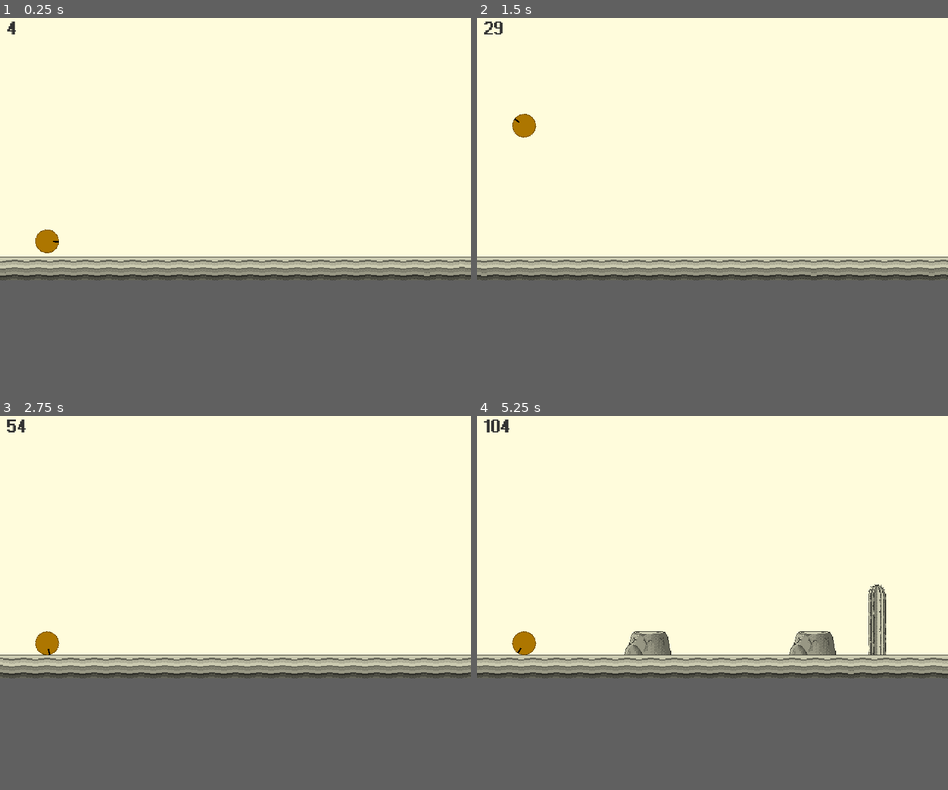
Above: before the commit, frames 1-4 (two rows, left to right).
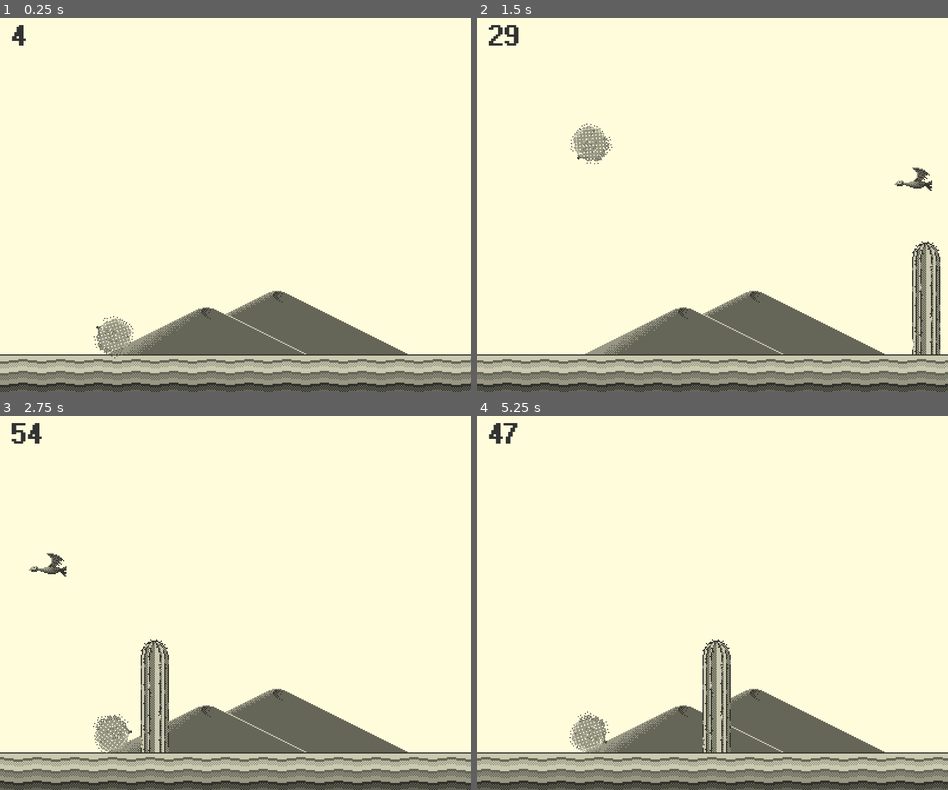
Above: after the commit, the same moments.

Repository: luminoray/Tomb-Owl-Weed
Game: Godot game, scene res://src/Levels/LevelTest.tscn
The game is run twice, just before and just after one commit, with the same random seed, the same clock (stepped at 60 frames per second) and the same inputs. Before the commit the project has no main scene; this scene is started directly in both runs.
Inputs (mouse positions are in pixels of both pictures, inside the frame that each line leads up to):
- Up to frame 1 (0.25 s): no input
- Up to frame 2 (1.5 s): move the mouse to (816, 133) at 0.52 s; hold Right mouse button (glide) 0.53-1.28 s; click (816, 133) at 0.77 s; click (816, 133) at 0.8 s; click (816, 133) at 1.07 s; move the mouse to (618, 160) at 1.27 s; click (618, 160) at 1.35 s
- Up to frame 3 (2.75 s): click (141, 558) at 1.52 s; right-click (141, 558) at 1.55 s; click (141, 558) at 1.82 s; move the mouse to (282, 487) at 2.02 s; hold Right mouse button (glide) from 2.03 s (still down); click (282, 487) at 2.3 s
- Up to frame 4 (5.25 s): move the mouse to (688, 599) at 2.77 s; release Right mouse button (glide) at 2.78 s; right-click (688, 599) at 2.85 s; click (688, 599) at 3.02 s; click (688, 599) at 3.32 s; move the mouse to (853, 584) at 3.52 s; click (853, 584) at 3.6 s; click (853, 584) at 3.77 s; click (853, 584) at 4.07 s; move the mouse to (571, 505) at 4.27 s; right-click (571, 505) at 4.35 s; click (571, 505) at 4.52 s; click (571, 505) at 4.82 s; move the mouse to (736, 546) at 5.02 s; hold Right mouse button (glide) from 5.03 s (still down)
In our replay, the window is 800x450 before the commit and 800x640 after it. These sizes can differ from the game's own. Grey fills any space a smaller window leaves; there, only what the larger window draws over its background counts as a difference.

The runs differ from the first frame. In frame 1, 23% of the frame differs, in the area x 0-100%, y 0-100%; in frame 2, 25%; in frame 3, 24%; in frame 4, 25%.

Commit message:
Added bird. Graphics chances. Fixed hitboxes.

Diff:
--- a/project.godot
+++ b/project.godot
@@ -8,22 +8,28 @@
 
 config_version=4
 
-_global_script_classes=[  ]
+_global_script_classes=[ {
+"base": "Node2D",
+"class": "Hitbox",
+"language": "GDScript",
+"path": "res://src/Actors/Hitbox.gd"
+} ]
 _global_script_class_icons={
-
+"Hitbox": ""
 }
 
 [application]
 
 config/name="Tomb Owl Weed"
+run/main_scene="res://src/Levels/LevelTest.tscn"
 config/icon="res://icon.png"
 
 [display]
 
-window/size/width=640
-window/size/height=360
+window/size/width=400
+window/size/height=320
 window/size/test_width=1280
-window/size/test_height=720
+window/size/test_height=1024
 window/stretch/mode="2d"
 window/stretch/aspect="keep"
 
--- /dev/null
+++ b/src/Actors/Bird.gd
@@ -0,0 +1,14 @@
+extends KinematicBody2D
+
+export var cooldown: = 0.4
+
+var velocity: = Vector2(-64, rand_range(-15, 10))
+
+
+func _ready() -> void:
+	get_node("AnimationPlayer").play("Flap")
+	position.y -= rand_range(120, 220)
+
+
+func _physics_process(delta: float) -> void:
+	move_and_slide(velocity)
--- /dev/null
+++ b/src/Actors/Bird.tscn
@@ -0,0 +1,70 @@
+[gd_scene load_steps=6 format=2]
+
+[ext_resource path="res://src/Actors/Bird.gd" type="Script" id=2]
+[ext_resource path="res://src/Actors/Hitbox.gd" type="Script" id=3]
+[ext_resource path="res://assets/bird.png" type="Texture" id=4]
+
+[sub_resource type="CapsuleShape2D" id=1]
+radius = 2.0
+height = 8.0
+
+[sub_resource type="Animation" id=2]
+resource_name = "Flap"
+length = 0.3
+loop = true
+step = 0.15
+tracks/0/type = "value"
+tracks/0/path = NodePath("sprite:texture")
+tracks/0/interp = 1
+tracks/0/loop_wrap = true
+tracks/0/imported = false
+tracks/0/enabled = true
+tracks/0/keys = {
+"times": PoolRealArray( 0 ),
+"transitions": PoolRealArray( 1 ),
+"update": 1,
+"values": [ ExtResource( 4 ) ]
+}
+tracks/1/type = "value"
+tracks/1/path = NodePath("sprite:position")
+tracks/1/interp = 1
+tracks/1/loop_wrap = true
+tracks/1/imported = false
+tracks/1/enabled = true
+tracks/1/keys = {
+"times": PoolRealArray( 0, 0.15 ),
+"transitions": PoolRealArray( 0, 0 ),
+"update": 1,
+"values": [ Vector2( 0, 0 ), Vector2( 0, 4 ) ]
+}
+tracks/2/type = "value"
+tracks/2/path = NodePath("sprite:frame")
+tracks/2/interp = 1
+tracks/2/loop_wrap = true
+tracks/2/imported = false
+tracks/2/enabled = true
+tracks/2/keys = {
+"times": PoolRealArray( 0, 0.15 ),
+"transitions": PoolRealArray( 1, 1 ),
+"update": 1,
+"values": [ 0, 1 ]
+}
+
+[node name="Bird" type="KinematicBody2D"]
+script = ExtResource( 2 )
+
+[node name="sprite" type="Sprite" parent="."]
+texture = ExtResource( 4 )
+hframes = 2
+
+[node name="Hitbox" type="Area2D" parent="."]
+script = ExtResource( 3 )
+
+[node name="CollisionShape2D" type="CollisionShape2D" parent="Hitbox"]
+position = Vector2( 3, 4 )
+rotation = 1.5708
+shape = SubResource( 1 )
+one_way_collision_margin = 0.0
+
+[node name="AnimationPlayer" type="AnimationPlayer" parent="."]
+anims/Flap = SubResource( 2 )
--- a/src/Actors/Cactus.tscn
+++ b/src/Actors/Cactus.tscn
@@ -1,11 +1,12 @@
-[gd_scene load_steps=4 format=2]
+[gd_scene load_steps=5 format=2]
 
 [ext_resource path="res://assets/cactus_c.png" type="Texture" id=1]
 [ext_resource path="res://src/Actors/Cactus.gd" type="Script" id=2]
+[ext_resource path="res://src/Actors/Hitbox.gd" type="Script" id=3]
 
 [sub_resource type="CapsuleShape2D" id=1]
-radius = 8.0
-height = 76.0
+radius = 7.0
+height = 78.0
 
 [node name="Cactus" type="StaticBody2D"]
 script = ExtResource( 2 )
@@ -16,8 +17,9 @@
 
 [node name="Hitbox" type="Area2D" parent="."]
 position = Vector2( 0, -48 )
+script = ExtResource( 3 )
 
 [node name="CollisionShape2D" type="CollisionShape2D" parent="Hitbox"]
-position = Vector2( 0, 2 )
+position = Vector2( 0, 5 )
 shape = SubResource( 1 )
 one_way_collision_margin = 0.0
--- /dev/null
+++ b/src/Actors/Hitbox.gd
@@ -0,0 +1,8 @@
+extends Node2D
+
+class_name Hitbox
+
+
+func overlap_tumbleweed(_body):
+	var currentScene = get_tree().get_current_scene().get_filename()
+	get_tree().change_scene(currentScene)
--- a/src/Actors/Rock.gd
+++ b/src/Actors/Rock.gd
@@ -1,3 +1,3 @@
 extends StaticBody2D
 
-export var cooldown: = 0.25
+export var cooldown: = 0.5
--- a/src/Actors/Rock.tscn
+++ b/src/Actors/Rock.tscn
@@ -1,7 +1,8 @@
-[gd_scene load_steps=5 format=2]
+[gd_scene load_steps=6 format=2]
 
 [ext_resource path="res://assets/rock.png" type="Texture" id=1]
 [ext_resource path="res://src/Actors/Rock.gd" type="Script" id=2]
+[ext_resource path="res://src/Actors/Hitbox.gd" type="Script" id=3]
 
 [sub_resource type="RectangleShape2D" id=1]
 extents = Vector2( 25, 11 )
@@ -18,6 +19,7 @@
 
 [node name="Hitbox" type="Area2D" parent="."]
 position = Vector2( 0, -16 )
+script = ExtResource( 3 )
 
 [node name="CollisionShape2D" type="CollisionShape2D" parent="Hitbox"]
 position = Vector2( 3, 5 )
--- /dev/null
+++ b/src/Actors/Snake.gd
@@ -0,0 +1,3 @@
+extends StaticBody2D
+
+export var cooldown: = 0.75
--- /dev/null
+++ b/src/Actors/Snake.tscn
@@ -0,0 +1,59 @@
+[gd_scene load_steps=6 format=2]
+
+[ext_resource path="res://assets/snake.png" type="Texture" id=1]
+[ext_resource path="res://src/Actors/Snake.gd" type="Script" id=2]
+[ext_resource path="res://src/Actors/SnakeHitbox.gd" type="Script" id=3]
+
+[sub_resource type="CapsuleShape2D" id=1]
+radius = 2.0
+height = 26.0
+
+[sub_resource type="Animation" id=2]
+resource_name = "Pop"
+length = 0.28
+step = 0.04
+tracks/0/type = "value"
+tracks/0/path = NodePath("AnimationPlayer:root_node")
+tracks/0/interp = 1
+tracks/0/loop_wrap = true
+tracks/0/imported = false
+tracks/0/enabled = true
+tracks/0/keys = {
+"times": PoolRealArray( 0 ),
+"transitions": PoolRealArray( 1 ),
+"update": 1,
+"values": [ NodePath("..") ]
+}
+tracks/1/type = "value"
+tracks/1/path = NodePath("sprite:frame")
+tracks/1/interp = 1
+tracks/1/loop_wrap = true
+tracks/1/imported = false
+tracks/1/enabled = true
+tracks/1/keys = {
+"times": PoolRealArray( 0, 0.04, 0.08, 0.12, 0.16, 0.2, 0.24 ),
+"transitions": PoolRealArray( 1, 1, 1, 1, 1, 1, 1 ),
+"update": 1,
+"values": [ 0, 2, 3, 4, 5, 4, 6 ]
+}
+
+[node name="Snake" type="StaticBody2D"]
+script = ExtResource( 2 )
+
+[node name="sprite" type="Sprite" parent="."]
+position = Vector2( 0, -10 )
+texture = ExtResource( 1 )
+hframes = 7
+
+[node name="Hitbox" type="Area2D" parent="."]
+position = Vector2( 0, -16 )
+script = ExtResource( 3 )
+
+[node name="CollisionShape2D" type="CollisionShape2D" parent="Hitbox"]
+position = Vector2( 0, 16 )
+rotation = 1.5708
+shape = SubResource( 1 )
+one_way_collision_margin = 0.0
+
+[node name="AnimationPlayer" type="AnimationPlayer" parent="."]
+anims/Pop = SubResource( 2 )
--- /dev/null
+++ b/src/Actors/SnakeHitbox.gd
@@ -0,0 +1,10 @@
+extends Hitbox
+
+
+func overlap_tumbleweed(_body):
+	_body.velocity.y = -600
+	_body.can_jump = 1
+	_body.can_glide = 1
+	_body.gliding = false
+
+	get_parent().get_node("AnimationPlayer").play("Pop")
--- a/src/Actors/Tumbleweed.gd
+++ b/src/Actors/Tumbleweed.gd
@@ -5,8 +5,8 @@
 onready var start = position.x
 onready var counter = get_parent().get_parent().get_node('UI/Control/Label')
 
-export var velocity: = Vector2.ZERO
-export var base_gravity: = 320.0
+export var velocity: = Vector2(0, -1)
+export var base_gravity: = 640.0
 export var jumps: = 2
 export var jump_power: = 200
 export var gliding_factor: = 0.15
@@ -17,9 +17,9 @@
 var on_floor
 var can_jump = jumps
 var jump_buffer: = 0.0
-var can_glide = true
+var can_glide = false
 var gliding = false
-var gravity = base_gravity
+var gravity: = base_gravity
 
 func _process(_delta: float) -> void:
 	counter.text = str(floor(score))
@@ -80,11 +80,14 @@
 
 func process_collisions() -> void:
 	for i in get_slide_count():
-		var collision = get_slide_collision(i)
+		land()
+		if rand_range(0, 1) < 1 * get_process_delta_time():
+			velocity.y = -30
 
-		can_jump = jumps
-		can_glide = false
-		gliding = false
-		on_floor = true
-		if rand_range(0, 1) < 0.5 * get_process_delta_time():
-			velocity.y = -60
+
+
+func land() -> void:
+	can_jump = jumps
+	can_glide = false
+	gliding = false
+	on_floor = true
--- a/src/Actors/Tumbleweed.tscn
+++ b/src/Actors/Tumbleweed.tscn
@@ -1,6 +1,6 @@
 [gd_scene load_steps=4 format=2]
 
-[ext_resource path="res://assets/tumbleweed.png" type="Texture" id=1]
+[ext_resource path="res://assets/tumbleweed_r.png" type="Texture" id=1]
 [ext_resource path="res://src/Actors/Tumbleweed.gd" type="Script" id=2]
 
 [sub_resource type="CapsuleShape2D" id=1]
@@ -15,12 +15,14 @@
 
 [node name="CollisionShape2D" type="CollisionShape2D" parent="."]
 shape = SubResource( 1 )
-__meta__ = {
-"_edit_group_": true
-}
+
+[node name="Hurtbox" type="Area2D" parent="."]
+
+[node name="CollisionShape2D" type="CollisionShape2D" parent="Hurtbox"]
+shape = SubResource( 1 )
 
 [node name="Camera2D" type="Camera2D" parent="."]
-offset = Vector2( -64, -312 )
+offset = Vector2( -96, -312 )
 anchor_mode = 0
 current = true
 limit_top = 312
--- a/src/Levels/Level.gd
+++ b/src/Levels/Level.gd
@@ -1,20 +1,67 @@
 extends Node2D
 
 var actors = [
-	load("res://src/Actors/Cactus.tscn"),
-	load("res://src/Actors/Rock.tscn")
+	{
+		"chance": 0.5,
+		"resource": load("res://src/Actors/Cactus.tscn")
+	},
+	{
+		"chance": 0.4,
+		"resource": load("res://src/Actors/Rock.tscn")
+	},
+	{
+		"chance": 0.1,
+		"resource": load("res://src/Actors/Snake.tscn")
+	}
+]
+
+var overlaid_actors = [
+	{
+		"chance": 1,
+		"resource": load("res://src/Actors/Bird.tscn")
+	}
 ]
 
 var cooldown: = 1.0
+var overlaid_cooldown: = 1.0
+var scene
 
 func _process(delta: float) -> void:
+	random_spawn_actor()
+	random_spawn_overlaid_actor()
+
+
+func random_spawn_actor():
+	var rng_accumulator: = 0.0
 	if cooldown <= 0:
 		if rand_range(0, 1) < (1 * get_process_delta_time()) or cooldown < -2:
-			var scene = actors[randi() % actors.size()].instance()
-			print(get_viewport_rect().size.x)
+			var rng = rand_range(0, 1)
+			for actor in actors:
+				rng_accumulator += actor["chance"]
+				if rng < rng_accumulator:
+					scene = actor["resource"].instance()
+					rng_accumulator = 0
+					break
 			scene.position = Vector2(get_viewport_rect().size.x + scene.get_node('sprite').texture.get_size().x, get_viewport_rect().size.y - 32)
 			get_node('Actors/Obstacles').add_child(scene)
 			cooldown = scene.cooldown
 
-	cooldown -= delta
-	print(cooldown)
+	cooldown -= get_process_delta_time()
+
+
+func random_spawn_overlaid_actor():
+	var rng_accumulator: = 0.0
+	if overlaid_cooldown <= 0:
+		if rand_range(0, 1) < (.5 * get_process_delta_time()) or overlaid_cooldown < -2:
+			var rng = rand_range(0, 1)
+			for actor in overlaid_actors:
+				rng_accumulator += actor["chance"]
+				if rng < rng_accumulator:
+					scene = actor["resource"].instance()
+					rng_accumulator = 0
+					break
+			scene.position = Vector2(get_viewport_rect().size.x + scene.get_node('sprite').texture.get_size().x, get_viewport_rect().size.y - 32)
+			get_node('Actors/Obstacles').add_child(scene)
+			overlaid_cooldown = scene.cooldown
+
+	overlaid_cooldown -= get_process_delta_time()
--- a/src/Levels/LevelTest.tscn
+++ b/src/Levels/LevelTest.tscn
@@ -1,8 +1,9 @@
-[gd_scene load_steps=8 format=2]
+[gd_scene load_steps=9 format=2]
 
 [ext_resource path="res://assets/terrain.png" type="Texture" id=1]
 [ext_resource path="res://src/Actors/Tumbleweed.tscn" type="PackedScene" id=2]
 [ext_resource path="res://src/UI/UI.tscn" type="PackedScene" id=3]
+[ext_resource path="res://assets/dunes.png" type="Texture" id=4]
 [ext_resource path="res://src/Levels/Obstacles.gd" type="Script" id=6]
 [ext_resource path="res://src/Levels/Level.gd" type="Script" id=7]
 
@@ -37,23 +38,27 @@
 script = ExtResource( 7 )
 
 [node name="TileMap" type="TileMap" parent="."]
-position = Vector2( 0, 8 )
 tile_set = SubResource( 2 )
 cell_size = Vector2( 32, 32 )
 format = 1
-tile_data = PoolIntArray( 655360, 0, 0, 655361, 0, 0, 655362, 0, 0, 655363, 0, 0, 655364, 0, 0, 655365, 0, 0, 655366, 0, 0, 655367, 0, 0, 655368, 0, 0, 655369, 0, 0, 655370, 0, 0, 655371, 0, 0, 655372, 0, 0, 655373, 0, 0, 655374, 0, 0, 655375, 0, 0, 655376, 0, 0, 655377, 0, 0, 655378, 0, 0, 655379, 0, 0, 655380, 0, 0, 655381, 0, 0, 655382, 0, 0 )
+tile_data = PoolIntArray( 589824, 0, 0, 589825, 0, 0, 589826, 0, 0, 589827, 0, 0, 589828, 0, 0, 589829, 0, 0, 589830, 0, 0, 589831, 0, 0, 589832, 0, 0, 589833, 0, 0, 589834, 0, 0, 589835, 0, 0, 589836, 0, 0, 589837, 0, 0 )
 
 [node name="Actors" type="Node2D" parent="."]
 
 [node name="Tumbleweed" parent="Actors" instance=ExtResource( 2 )]
-position = Vector2( 64, 312 )
+position = Vector2( 96, 271 )
 velocity = Vector2( 200, 0 )
-base_gravity = 640.0
 gliding_factor = 0.5
 
 [node name="Obstacles" type="Node2D" parent="Actors"]
 script = ExtResource( 6 )
 
 [node name="UI" parent="." instance=ExtResource( 3 )]
+layer = -1
 offset = Vector2( 10, 0 )
 transform = Transform2D( 1, 0, 0, 1, 10, 0 )
+
+[node name="dunes" type="Sprite" parent="UI"]
+modulate = Color( 1, 0.992157, 0.866667, 1 )
+position = Vector2( 208, 261 )
+texture = ExtResource( 4 )
--- a/src/Levels/Obstacles.gd
+++ b/src/Levels/Obstacles.gd
@@ -5,6 +5,6 @@
 
 func _process(_delta):
 	for i in get_children():
-		if i.get_node('Hitbox').overlaps_body(body):
-			var currentScene = get_tree().get_current_scene().get_filename()
-			print(get_tree().change_scene(currentScene)) # for Debug
+		var hitbox = i.get_node('Hitbox')
+		if hitbox.overlaps_area(body.get_node("Hurtbox")):
+			hitbox.overlap_tumbleweed(body)
Binary file added: assets/bird.ase
Binary file added: assets/bird.png
Not shown, added: assets/bird.png.import
Binary file added: assets/dunes.ase
Binary file added: assets/dunes.png
Not shown, added: assets/dunes.png.import
Binary file added: assets/tumbleweed.ase
Binary file added: assets/tumbleweed_r.png
Not shown, added: assets/tumbleweed_r.png.import
